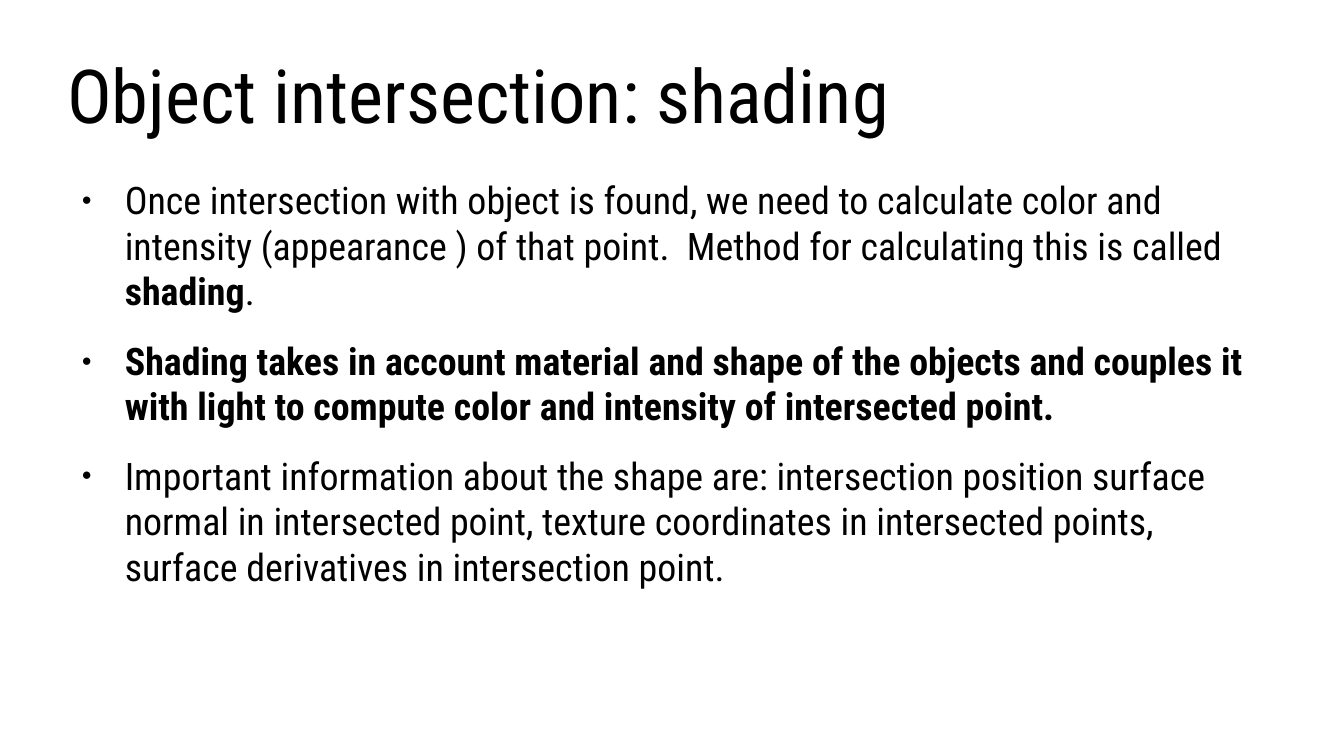
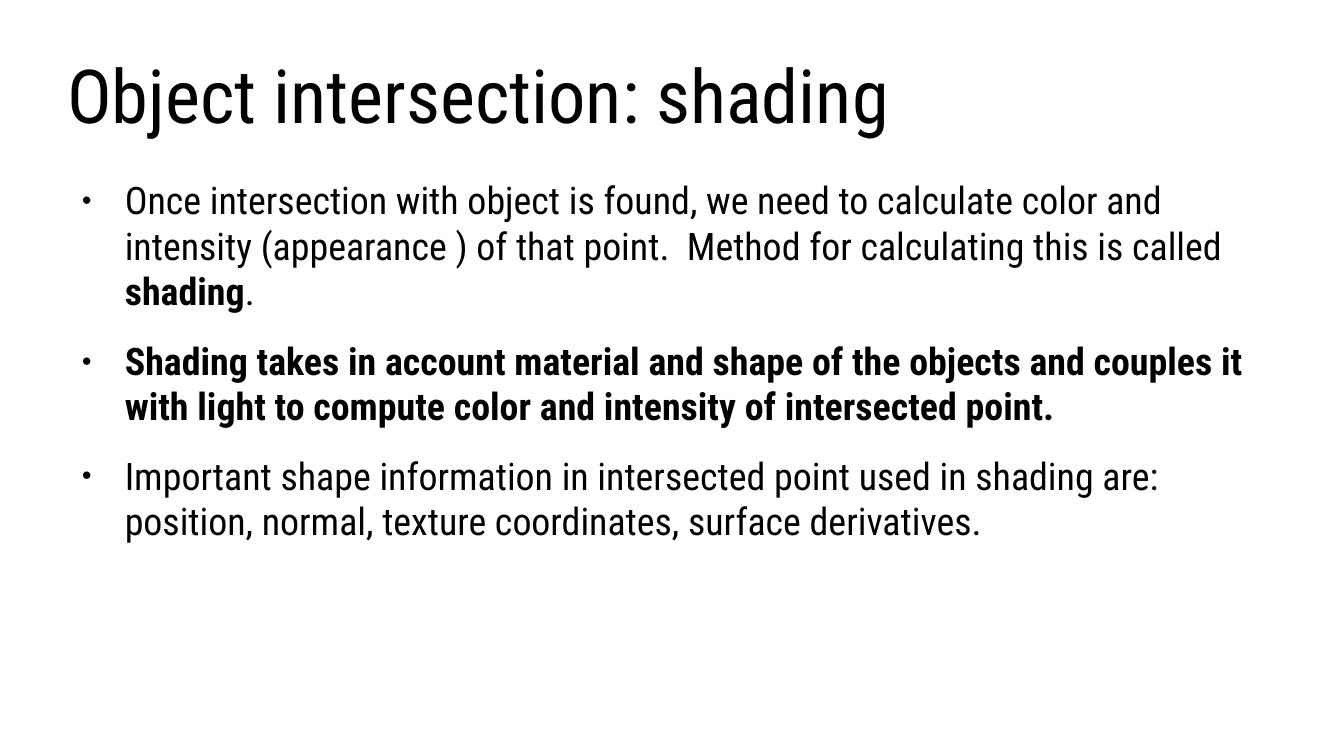
Before and after one commit to lorentzo/IntroductionToComputerGraphics, a slide deck: slide 14 of lectures/foundations_rendering/foundations_raytracing.odp. Drawn at 1344x756 pixels with LibreOffice and Linux fonts; fonts in the diff are those of the drawing. Boxes give left, top, right and bottom in pixels: in the first picture for what was removed or moved away, otherwise in the second. Text is boxed around its words. In the diff, an @@ line names an element or a change of style, - is before the commit and + after.

```diff
--- a/lectures/foundations_rendering/foundations_raytracing.odp
+++ b/lectures/foundations_rendering/foundations_raytracing.odp
@@ text at (x1=125, y1=461, x2=1158, y2=543): text changed @@
-● Important information about the shape are: intersection position surface normal in intersected point, texture coordinates in intersected points, surface derivatives in intersection point.
+● Important shape information in intersected point used in shading are: position, normal, texture coordinates, surface derivatives.
```
Also in this commit, not shown: 9 other slides changed, 3 slides added, 4 other files.
